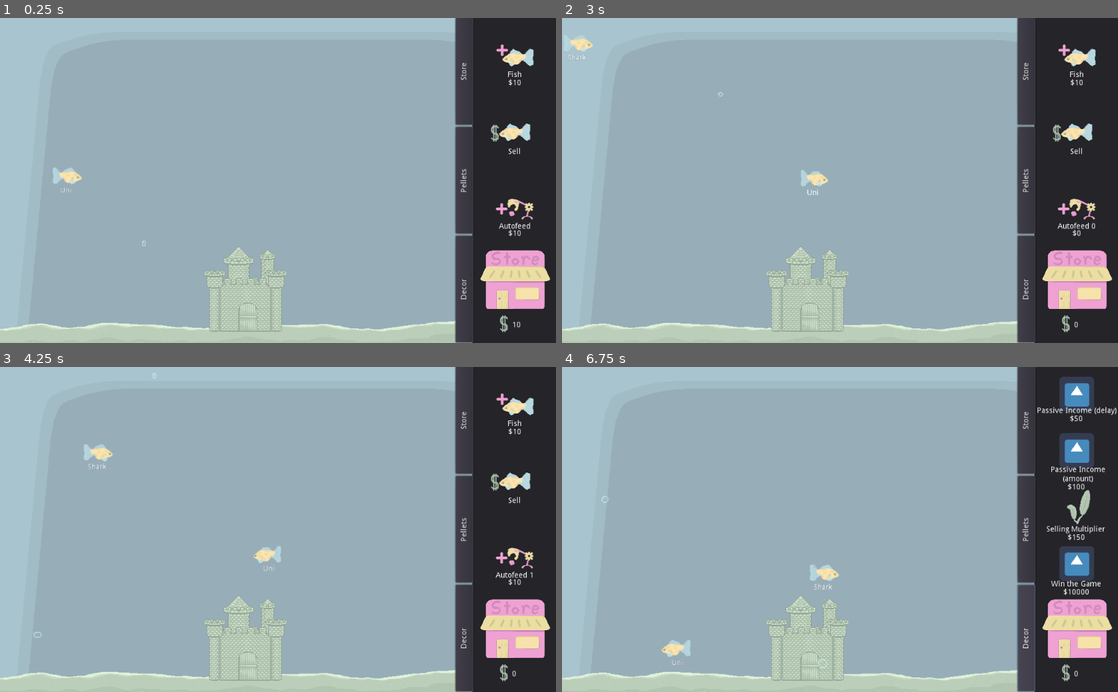
Above: before the commit, frames 1-4 (two rows, left to right).
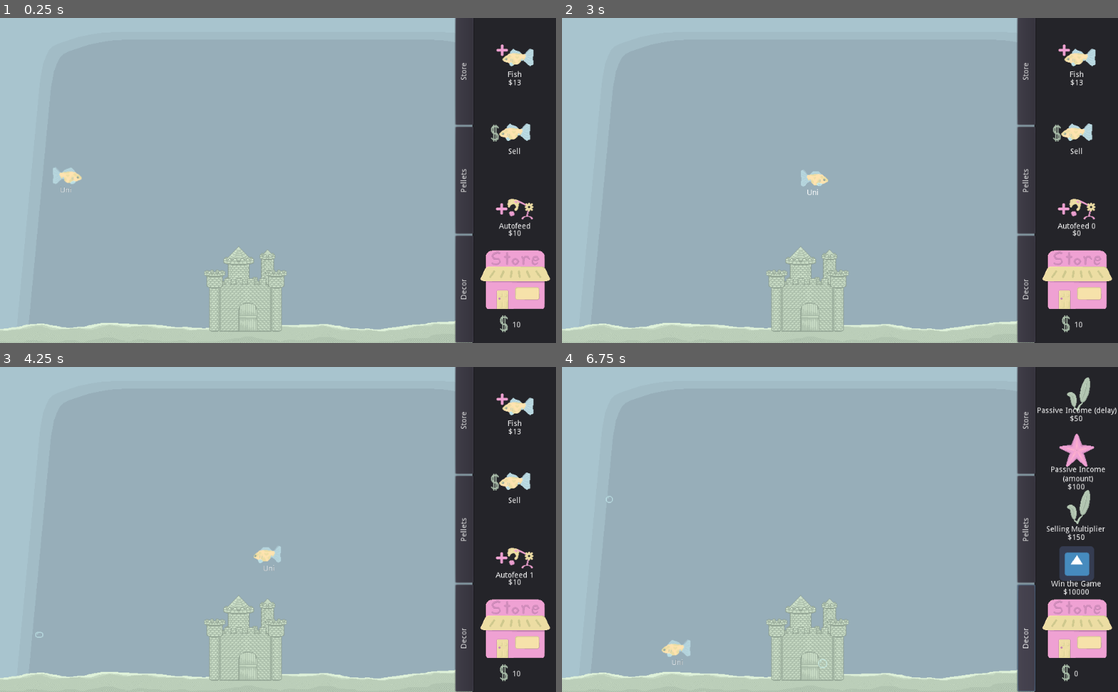
Above: after the commit, the same moments.

Repository: Struckdown/oohgamejam2020
Game: Godot game, scene res://Scenes/World.tscn
Same seed, same stepped clock (60 frames per second), same inputs: the game is played once before the commit and once after it. The engine's default icon, where the game draws it, is replaced by a stand-in: a white triangle on a blue panel in a dark square.
Inputs:
- Up to frame 1 (0.25 s): no input
- Up to frame 2 (3 s): click "Decor" at 0.5 s; click "Pellets" at 1.25 s; click "Store" at 2 s; click "Fish" at 2.75 s
- Up to frame 3 (4.25 s): click "Autofeed 0" at 3.5 s
- Up to frame 4 (6.75 s): click "Autofeed 1" at 4.25 s; click "Autofeed 1" (after the commit: "Autofeed 2") at 5 s; click "Sell" at 5.75 s; click "Decor" at 6.5 s

The runs differ from the first frame. In frame 1, less than 0.1% of the frame differs, in the area x 25-94%, y 19-71%; in frame 2, 0.2%; in frame 3, 0.2%; in frame 4, 1.5%, in the area x 7-96%, y 2-69%.

Commit message:
Updated fish formula cost, added size bubbles

Diff:
--- a/src/Scenes/Bubble.tscn
+++ b/src/Scenes/Bubble.tscn
@@ -91,7 +91,7 @@
 [node name="Bubble" type="AnimatedSprite"]
 frames = SubResource( 14 )
 animation = "bigbubble"
-frame = 2
+frame = 4
 playing = true
 script = ExtResource( 2 )
 
--- a/src/Scenes/StoreUI.tscn
+++ b/src/Scenes/StoreUI.tscn
@@ -14,6 +14,8 @@
 [ext_resource path="res://Art/HUD Elements/yellow pellet.png" type="Texture" id=12]
 [ext_resource path="res://Art/HUD Elements/green pellet.png" type="Texture" id=13]
 [ext_resource path="res://Art/Decorations/long plant icon.png" type="Texture" id=14]
+[ext_resource path="res://Art/HUD Elements/starfish icon.png" type="Texture" id=15]
+[ext_resource path="res://Art/HUD Elements/long plant icon.png" type="Texture" id=16]
 
 [sub_resource type="ImageTexture" id=1]
 
@@ -433,7 +435,7 @@
 margin_right = 152.0
 margin_bottom = 100.0
 size_flags_vertical = 3
-texture_normal = ExtResource( 3 )
+texture_normal = ExtResource( 16 )
 texture_pressed = SubResource( 1 )
 expand = true
 stretch_mode = 3
@@ -470,7 +472,7 @@
 margin_right = 152.0
 margin_bottom = 204.0
 size_flags_vertical = 3
-texture_normal = ExtResource( 3 )
+texture_normal = ExtResource( 15 )
 texture_pressed = SubResource( 1 )
 expand = true
 stretch_mode = 3
--- a/src/Scenes/World.tscn
+++ b/src/Scenes/World.tscn
@@ -8,7 +8,6 @@
 [ext_resource path="res://Scenes/Autofeeder.tscn" type="PackedScene" id=6]
 [ext_resource path="res://Art/Decorations/castle.png" type="Texture" id=7]
 [ext_resource path="res://Scenes/DecorationManager.tscn" type="PackedScene" id=8]
-[ext_resource path="res://Scenes/Bubble.tscn" type="PackedScene" id=9]
 [ext_resource path="res://Scenes/BubbleSpawner.tscn" type="PackedScene" id=10]
 
 [node name="World" type="Node"]
@@ -40,10 +39,6 @@
 scale = Vector2( 1.19345, 1.22972 )
 texture = ExtResource( 7 )
 
-[node name="Bubble" parent="." instance=ExtResource( 9 )]
-position = Vector2( 264.597, 440.921 )
-frame = 0
-
 [node name="BubbleSpawner" parent="." instance=ExtResource( 10 )]
 position = Vector2( 425.526, 616.129 )
 
--- a/src/Scripts/GameManager.gd
+++ b/src/Scripts/GameManager.gd
@@ -26,9 +26,9 @@
 
 # returns if successfully spawned fish
 func spawnFish():
-	if currency < 10:
+	if currency < storeUI.getFishCost():
 		return false
-	currency -= 10
+	currency -= storeUI.getFishCost()
 	var scene = load("res://Scenes/Fish.tscn")
 	var fish = scene.instance()
 	var root = get_tree().get_root()
@@ -48,6 +48,7 @@
 
 func sellFish(fish):
 	currency += (fish.fishValue * decorationManager.incomeMultiplier)
+	fishArray.erase(fish)
 	fish.queue_free()
 	updateUI()
 
--- a/src/Scripts/StoreUI.gd
+++ b/src/Scripts/StoreUI.gd
@@ -28,6 +28,10 @@
 		if $Content/MainShopUI.visible:
 			autofeedLbl.text = "Autofeed " + str(GameManager.autofeeder.autofeederLevel)
 			autofeedCostLbl.text = "$" + str(autofeedCost)
+	$Content/MainShopUI/VBoxContainer/BuyFish/BuyFishCostLbl.text = "$"+str(getFishCost())
+
+func getFishCost():
+	return 10 + 3*len(GameManager.fishArray)
 
 func _on_FeedButton_pressed():
 	mouseManagerRef.setMouseState("feed")
Not shown, added: src/Art/HUD Elements/buy autofeeder (1).png.import
Not shown, added: src/Art/HUD Elements/buy autofeeder (2).png.import
Not shown, added: src/Art/HUD Elements/buy autofeeder (3).png.import
Not shown, added: src/Art/HUD Elements/long plant icon.png.import
Not shown, added: src/Art/HUD Elements/starfish icon.png.import
Not shown: 1 places in src/Scenes/StoreUI.tscn that only renumber resources
Not shown: 1 places in src/Scenes/World.tscn that only renumber resources
